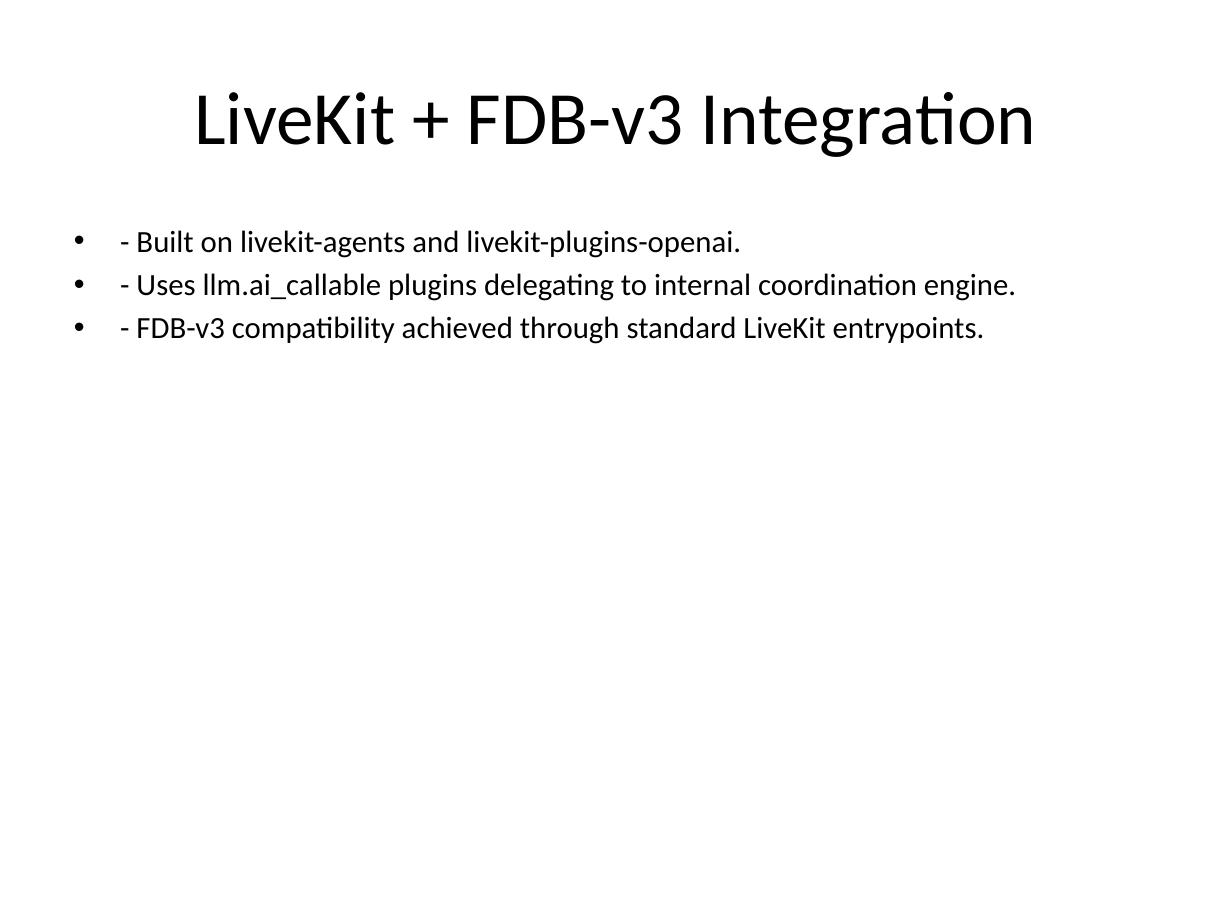
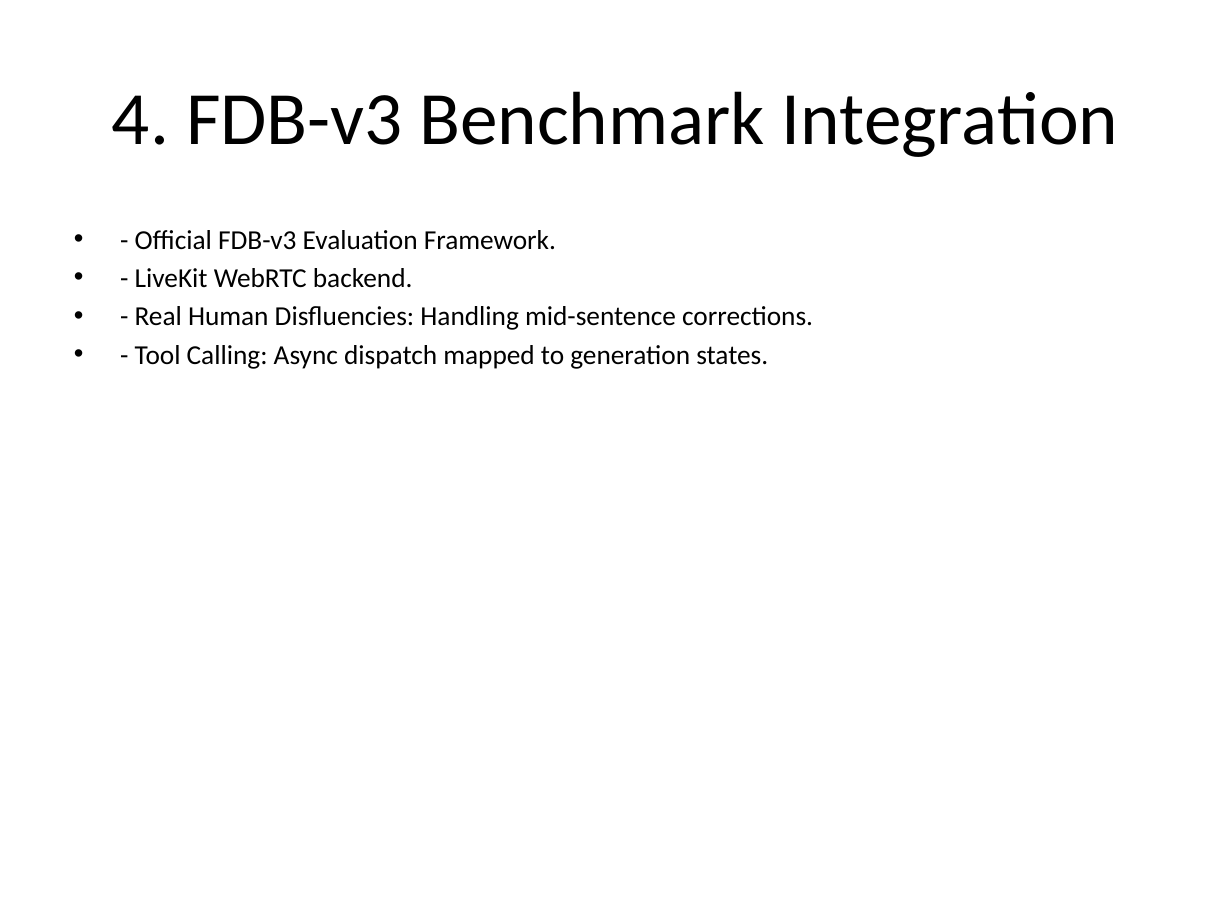
Before and after one commit to TiyasDas-81/Samsung_Prism, a slide deck: slide 4 of presentation/Samsung_PRISM_Theme05.pptx. Drawn at 1232x924 pixels with LibreOffice and Linux fonts; fonts in the diff are those of the drawing. Boxes give left, top, right and bottom in pixels: in the first picture for what was removed or moved away, otherwise in the second. Text is boxed around its words. In the diff, an @@ line names an element or a change of style, - is before the commit and + after.

```diff
--- a/presentation/Samsung_PRISM_Theme05.pptx
+++ b/presentation/Samsung_PRISM_Theme05.pptx
@@ title at [112, 91, 1118, 157]: text changed @@
-LiveKit + FDB-v3 Integration
+4. FDB-v3 Benchmark Integration
@@ text at [135, 230, 813, 369]: text changed; size 18 to 16 pt @@
-• - Built on livekit-agents and livekit-plugins-openai.
-• - Uses llm.ai_callable plugins delegating to internal coordination engine.
-• - FDB-v3 compatibility achieved through standard LiveKit entrypoints.
+• - Official FDB-v3 Evaluation Framework.
+• - LiveKit WebRTC backend.
+• - Real Human Disfluencies: Handling mid-sentence corrections.
+• - Tool Calling: Async dispatch mapped to generation states.
```
Also in this commit, not shown: 6 other slides changed, 1 slide added, 1 slide removed, 1 other file.
